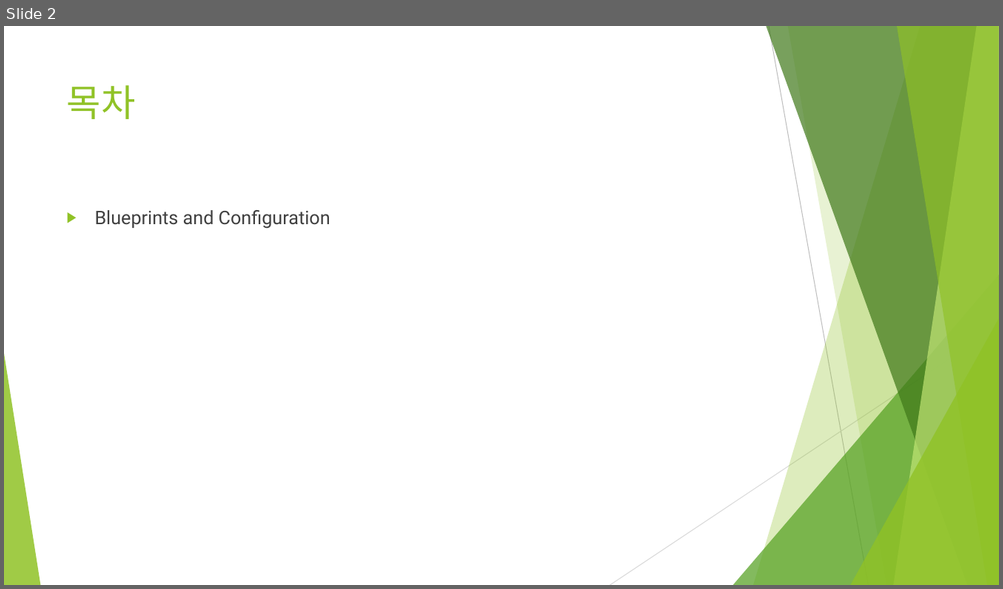
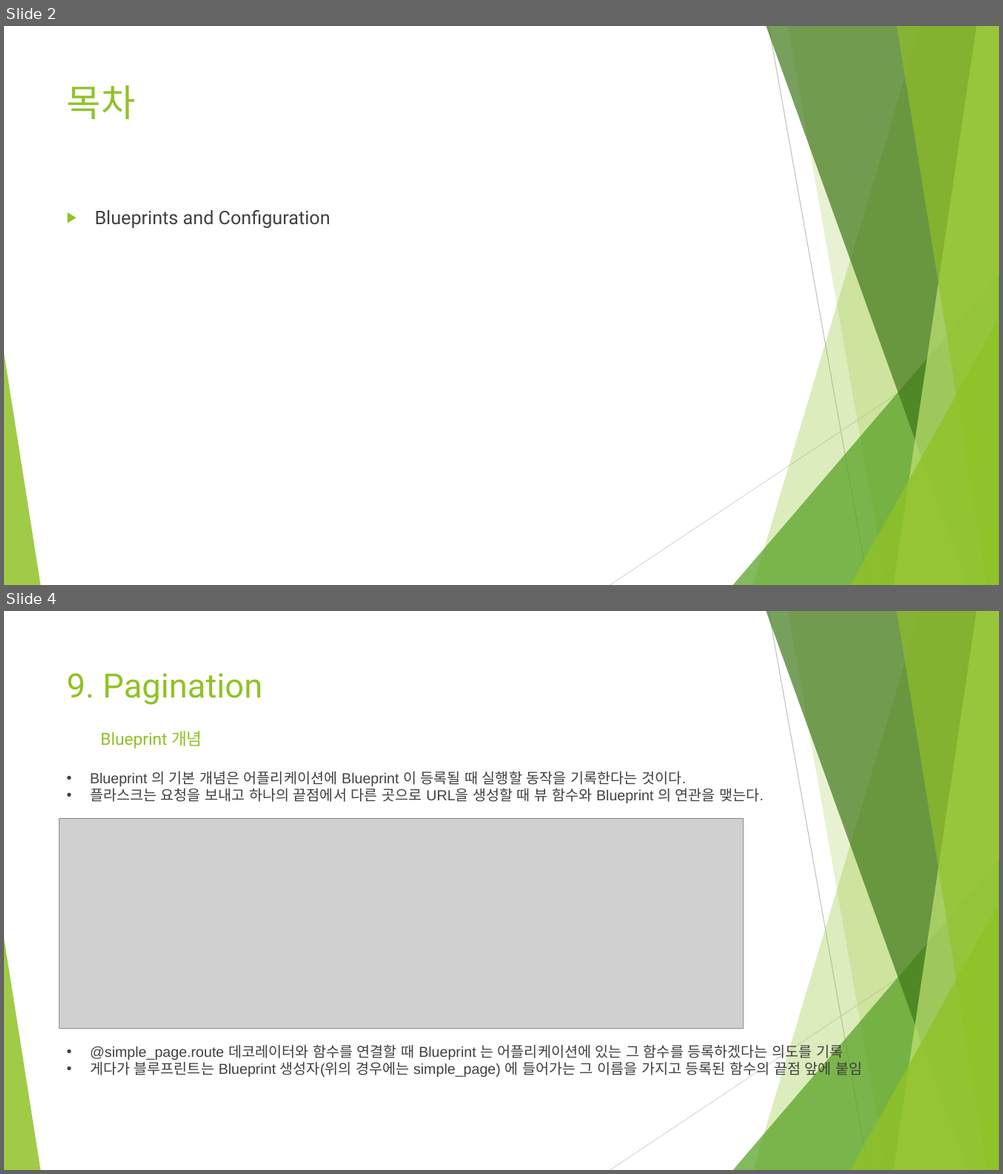
Before and after one commit to Heechul90/Flask, a slide deck: Study/11. Blueprints and Configuration/Blueprints and Configuration.pptx. Shown one above the other, each under a label of ours: slide 2 before the commit, slides 2 and 4 after it; the slides between them are not shown. The pictures are 1003x589 and 1003x1174 pixels, drawn with LibreOffice and Linux fonts; fonts in the diff are those of the drawing; grey boxes stand for pictures. Boxes give left, top, right and bottom in pixels: in the first picture for what was removed or moved away, otherwise in the second. Text is boxed around its words. In the diff, an @@ line names an element or a change of style, - is before the commit and + after.

```diff
--- a/Study/11. Blueprints and Configuration/Blueprints and Configuration.pptx
+++ b/Study/11. Blueprints and Configuration/Blueprints and Configuration.pptx
@@ slide 4 added at box(4, 611, 999, 1170), background #FFFFFF; not listed: 10 template elements that a slide beside it also shows @@
@@ rectangle added at box(4, 615, 19, 644), fill #FFFFFF @@
@@ title added at box(67, 673, 262, 705), 32.4 pt, text #90C226 @@
+9. Pagination
@@ text added at box(100, 731, 202, 749), 16.2 pt, text #90C226 @@
+Blueprint 개념
@@ text added at box(90, 771, 763, 803), 14 pt, text #404040 @@
+• Blueprint 의 기본 개념은 어플리케이션에 Blueprint 이 등록될 때 실행할 동작을 기록한다는 것이다.
+• 플라스크는 요청을 보내고 하나의 끝점에서 다른 곳으로 URL을 생성할 때 뷰 함수와 Blueprint 의 연관을 맺는다.
@@ picture added at box(60, 818, 743, 1029) @@
@@ text added at box(90, 1042, 862, 1079), 14 pt, text #404040 @@
+• @simple_page.route 데코레이터와 함수를 연결할 때 Blueprint 는 어플리케이션에 있는 그 함수를 등록하겠다는 의도를 기록
+• 게다가 블루프린트는 Blueprint 생성자(위의 경우에는 simple_page) 에 들어가는 그 이름을 가지고 등록된 함수의 끝점 앞에 붙임
```
Also in this commit, not shown: 1 slide changed, 6 other slides added, 2 slides removed, 2 other files.
